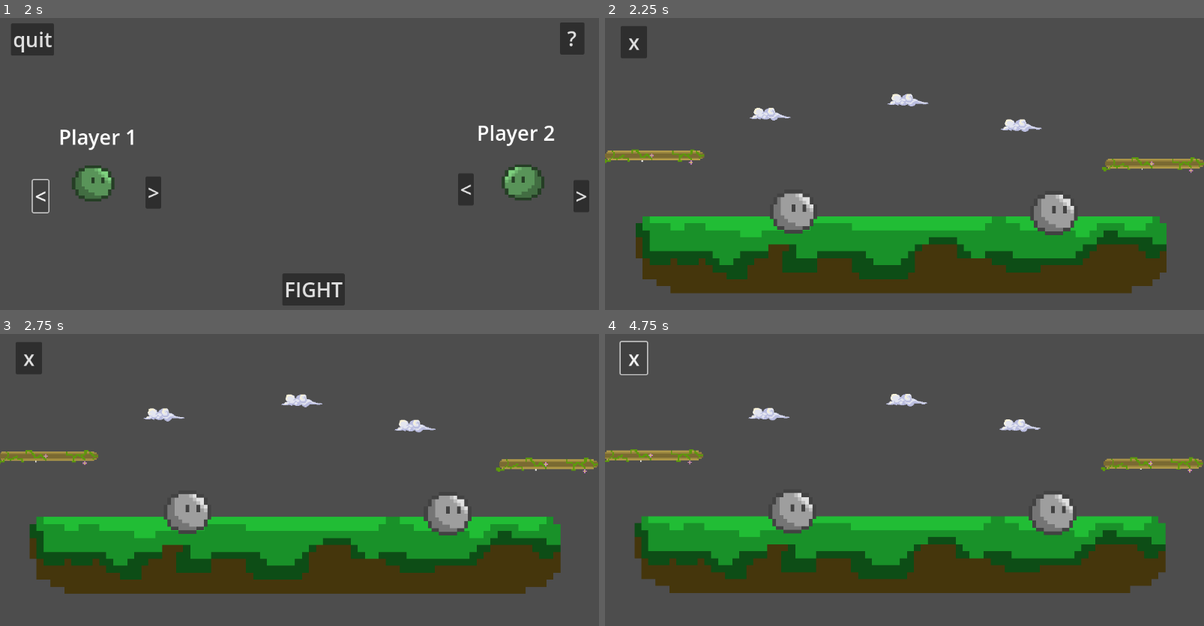
Above: before the commit, frames 1-4 (two rows, left to right).
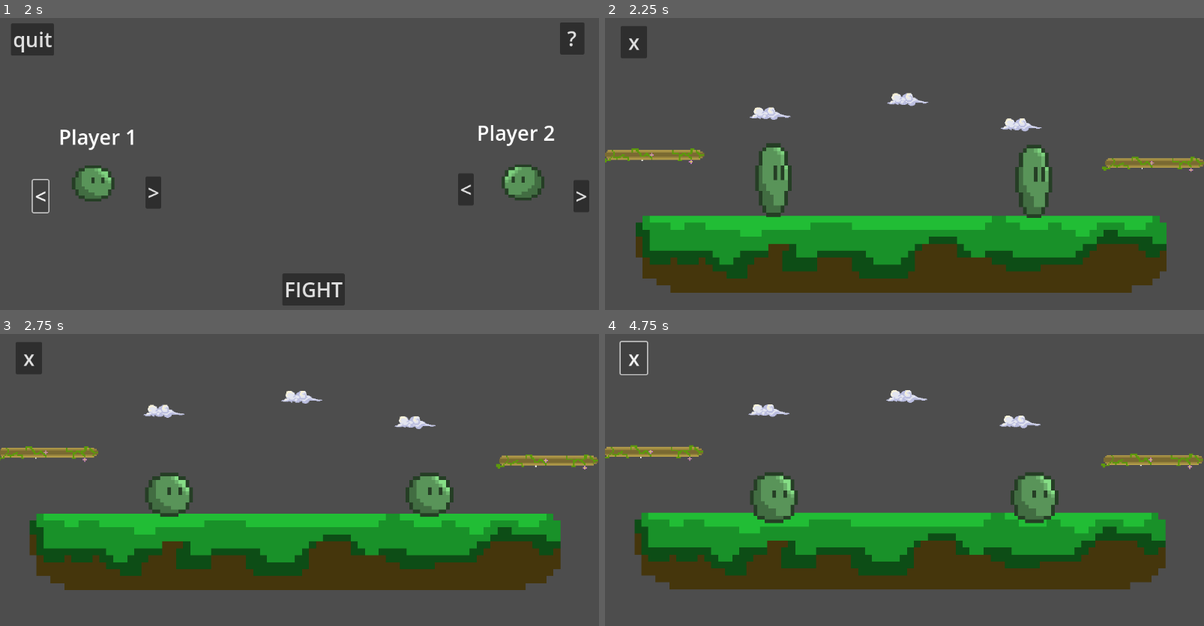
Above: after the commit, the same moments.

Repository: creepermystery/sclime
Game: Godot game, scene res://scenes/sclime.tscn
Two runs of this game, one before a commit and one after it. Both use one fixed random seed, a clock stepped at 60 frames per second and the inputs below.
Inputs:
- Up to frame 1 (2 s): click ">" at 0.5 s; click "<" at 1.25 s
- Up to frame 2 (2.25 s): click "FIGHT" at 2 s
- Up to frame 3 (2.75 s): no input
- Up to frame 4 (4.75 s): tap Enter at 3.5 s; click "x" at 4.25 s

Frame 1 is identical in both runs. In frame 2, 5.4% of the frame differs, in the area x 0-100%, y 25-95%; in frame 3, 10%; in frame 4, 10%, in the area x 0-100%, y 19-89%.
Error before the commit: Invalid assignment of property or key 'self_modulate' with value of type 'Color' on a base object of type 'null instance'. (res://scripts/slime_movement.gd:28)

Commit message:
adapted for new sprite sheet format

Diff:
--- a/scenes/slime.tscn
+++ b/scenes/slime.tscn
@@ -6,65 +6,65 @@
 [ext_resource type="Texture2D" uid="uid://ds1q6umkj270c" path="res://sprites/Slime_idle_gray_Sheet.png" id="3_g7fry"]
 [ext_resource type="Texture2D" uid="uid://csmxlrylahdu7" path="res://sprites/slime_gris_saut_idle_Sheet.png" id="4_8lt3h"]
 
-[sub_resource type="AtlasTexture" id="AtlasTexture_j6agi"]
-atlas = ExtResource("3_fhh6g")
-region = Rect2(0, 0, 30, 30)
-
-[sub_resource type="AtlasTexture" id="AtlasTexture_lqh2y"]
-atlas = ExtResource("3_fhh6g")
-region = Rect2(30, 0, 30, 30)
-
-[sub_resource type="AtlasTexture" id="AtlasTexture_rgvc4"]
-atlas = ExtResource("3_fhh6g")
-region = Rect2(60, 0, 30, 30)
-
-[sub_resource type="AtlasTexture" id="AtlasTexture_ugrf4"]
-atlas = ExtResource("3_fhh6g")
-region = Rect2(90, 0, 30, 30)
-
-[sub_resource type="AtlasTexture" id="AtlasTexture_6lbpc"]
-atlas = ExtResource("3_fhh6g")
-region = Rect2(120, 0, 30, 30)
-
-[sub_resource type="AtlasTexture" id="AtlasTexture_p14t1"]
-atlas = ExtResource("3_fhh6g")
-region = Rect2(150, 0, 30, 30)
-
-[sub_resource type="AtlasTexture" id="AtlasTexture_b5vh5"]
-atlas = ExtResource("3_fhh6g")
-region = Rect2(180, 0, 30, 30)
-
-[sub_resource type="AtlasTexture" id="AtlasTexture_tq74y"]
-atlas = ExtResource("3_fhh6g")
-region = Rect2(210, 0, 30, 30)
-
-[sub_resource type="AtlasTexture" id="AtlasTexture_vuki0"]
-atlas = ExtResource("3_fhh6g")
-region = Rect2(240, 0, 30, 30)
-
-[sub_resource type="AtlasTexture" id="AtlasTexture_7nmng"]
-atlas = ExtResource("4_8lt3h")
-region = Rect2(240, 0, 30, 30)
-
-[sub_resource type="AtlasTexture" id="AtlasTexture_utll4"]
-atlas = ExtResource("4_8lt3h")
-region = Rect2(270, 0, 30, 30)
-
-[sub_resource type="AtlasTexture" id="AtlasTexture_27y4q"]
-atlas = ExtResource("4_8lt3h")
-region = Rect2(300, 0, 30, 30)
-
-[sub_resource type="AtlasTexture" id="AtlasTexture_x4xby"]
-atlas = ExtResource("4_8lt3h")
-region = Rect2(330, 0, 30, 30)
-
-[sub_resource type="AtlasTexture" id="AtlasTexture_t57b7"]
-atlas = ExtResource("4_8lt3h")
-region = Rect2(360, 0, 30, 30)
-
-[sub_resource type="AtlasTexture" id="AtlasTexture_4ypew"]
-atlas = ExtResource("4_8lt3h")
-region = Rect2(390, 0, 30, 30)
+[sub_resource type="AtlasTexture" id="AtlasTexture_n4qge"]
+atlas = ExtResource("3_fhh6g")
+region = Rect2(0, 0, 40, 40)
+
+[sub_resource type="AtlasTexture" id="AtlasTexture_8a57q"]
+atlas = ExtResource("3_fhh6g")
+region = Rect2(40, 0, 40, 40)
+
+[sub_resource type="AtlasTexture" id="AtlasTexture_2bdyy"]
+atlas = ExtResource("3_fhh6g")
+region = Rect2(80, 0, 40, 40)
+
+[sub_resource type="AtlasTexture" id="AtlasTexture_1c0as"]
+atlas = ExtResource("3_fhh6g")
+region = Rect2(120, 0, 40, 40)
+
+[sub_resource type="AtlasTexture" id="AtlasTexture_ycqv7"]
+atlas = ExtResource("3_fhh6g")
+region = Rect2(160, 0, 40, 40)
+
+[sub_resource type="AtlasTexture" id="AtlasTexture_i8rca"]
+atlas = ExtResource("3_fhh6g")
+region = Rect2(200, 0, 40, 40)
+
+[sub_resource type="AtlasTexture" id="AtlasTexture_t8b7o"]
+atlas = ExtResource("3_fhh6g")
+region = Rect2(240, 0, 40, 40)
+
+[sub_resource type="AtlasTexture" id="AtlasTexture_ipame"]
+atlas = ExtResource("3_fhh6g")
+region = Rect2(280, 0, 40, 40)
+
+[sub_resource type="AtlasTexture" id="AtlasTexture_0hc35"]
+atlas = ExtResource("3_fhh6g")
+region = Rect2(320, 0, 40, 40)
+
+[sub_resource type="AtlasTexture" id="AtlasTexture_qekdl"]
+atlas = ExtResource("4_8lt3h")
+region = Rect2(320, 0, 40, 40)
+
+[sub_resource type="AtlasTexture" id="AtlasTexture_6bn3t"]
+atlas = ExtResource("4_8lt3h")
+region = Rect2(360, 0, 40, 40)
+
+[sub_resource type="AtlasTexture" id="AtlasTexture_nh4ih"]
+atlas = ExtResource("4_8lt3h")
+region = Rect2(400, 0, 40, 40)
+
+[sub_resource type="AtlasTexture" id="AtlasTexture_cst4b"]
+atlas = ExtResource("4_8lt3h")
+region = Rect2(440, 0, 40, 40)
+
+[sub_resource type="AtlasTexture" id="AtlasTexture_cd5u7"]
+atlas = ExtResource("4_8lt3h")
+region = Rect2(480, 0, 40, 40)
+
+[sub_resource type="AtlasTexture" id="AtlasTexture_pdhu5"]
+atlas = ExtResource("4_8lt3h")
+region = Rect2(520, 0, 40, 40)
 
 [sub_resource type="AtlasTexture" id="AtlasTexture_qlysc"]
 atlas = ExtResource("3_g7fry")
@@ -82,29 +82,25 @@
 atlas = ExtResource("3_g7fry")
 region = Rect2(96, 0, 32, 32)
 
-[sub_resource type="AtlasTexture" id="AtlasTexture_1w28c"]
-atlas = ExtResource("4_8lt3h")
-region = Rect2(0, 0, 30, 30)
-
-[sub_resource type="AtlasTexture" id="AtlasTexture_ey244"]
-atlas = ExtResource("4_8lt3h")
-region = Rect2(30, 0, 30, 30)
-
-[sub_resource type="AtlasTexture" id="AtlasTexture_wd7ci"]
-atlas = ExtResource("4_8lt3h")
-region = Rect2(60, 0, 30, 30)
-
-[sub_resource type="AtlasTexture" id="AtlasTexture_tvtu3"]
-atlas = ExtResource("4_8lt3h")
-region = Rect2(90, 0, 30, 30)
-
-[sub_resource type="AtlasTexture" id="AtlasTexture_0glhv"]
-atlas = ExtResource("4_8lt3h")
-region = Rect2(120, 0, 30, 30)
-
-[sub_resource type="AtlasTexture" id="AtlasTexture_sis2j"]
-atlas = ExtResource("4_8lt3h")
-region = Rect2(150, 0, 30, 30)
+[sub_resource type="AtlasTexture" id="AtlasTexture_2bpap"]
+atlas = ExtResource("4_8lt3h")
+region = Rect2(40, 0, 40, 40)
+
+[sub_resource type="AtlasTexture" id="AtlasTexture_e8wrx"]
+atlas = ExtResource("4_8lt3h")
+region = Rect2(80, 0, 40, 40)
+
+[sub_resource type="AtlasTexture" id="AtlasTexture_6w5md"]
+atlas = ExtResource("4_8lt3h")
+region = Rect2(120, 0, 40, 40)
+
+[sub_resource type="AtlasTexture" id="AtlasTexture_vn85b"]
+atlas = ExtResource("4_8lt3h")
+region = Rect2(160, 0, 40, 40)
+
+[sub_resource type="AtlasTexture" id="AtlasTexture_m16ab"]
+atlas = ExtResource("4_8lt3h")
+region = Rect2(200, 0, 40, 40)
 
 [sub_resource type="SpriteFrames" id="SpriteFrames_b8xge"]
 animations = [{
@@ -118,40 +114,40 @@
 }, {
 "frames": [{
 "duration": 1.0,
-"texture": SubResource("AtlasTexture_j6agi")
-}, {
-"duration": 1.0,
-"texture": SubResource("AtlasTexture_lqh2y")
-}, {
-"duration": 1.0,
-"texture": SubResource("AtlasTexture_rgvc4")
-}, {
-"duration": 1.0,
-"texture": SubResource("AtlasTexture_ugrf4")
-}, {
-"duration": 1.0,
-"texture": SubResource("AtlasTexture_6lbpc")
-}, {
-"duration": 1.0,
-"texture": SubResource("AtlasTexture_6lbpc")
-}, {
-"duration": 1.0,
-"texture": SubResource("AtlasTexture_6lbpc")
-}, {
-"duration": 1.0,
-"texture": SubResource("AtlasTexture_6lbpc")
-}, {
-"duration": 1.0,
-"texture": SubResource("AtlasTexture_p14t1")
-}, {
-"duration": 1.0,
-"texture": SubResource("AtlasTexture_b5vh5")
-}, {
-"duration": 1.0,
-"texture": SubResource("AtlasTexture_tq74y")
-}, {
-"duration": 1.0,
-"texture": SubResource("AtlasTexture_vuki0")
+"texture": SubResource("AtlasTexture_n4qge")
+}, {
+"duration": 1.0,
+"texture": SubResource("AtlasTexture_8a57q")
+}, {
+"duration": 1.0,
+"texture": SubResource("AtlasTexture_2bdyy")
+}, {
+"duration": 1.0,
+"texture": SubResource("AtlasTexture_1c0as")
+}, {
+"duration": 1.0,
+"texture": SubResource("AtlasTexture_ycqv7")
+}, {
+"duration": 1.0,
+"texture": SubResource("AtlasTexture_ycqv7")
+}, {
+"duration": 1.0,
+"texture": SubResource("AtlasTexture_ycqv7")
+}, {
+"duration": 1.0,
+"texture": SubResource("AtlasTexture_ycqv7")
+}, {
+"duration": 1.0,
+"texture": SubResource("AtlasTexture_i8rca")
+}, {
+"duration": 1.0,
+"texture": SubResource("AtlasTexture_t8b7o")
+}, {
+"duration": 1.0,
+"texture": SubResource("AtlasTexture_ipame")
+}, {
+"duration": 1.0,
+"texture": SubResource("AtlasTexture_0hc35")
 }],
 "loop": true,
 "name": &"slime-dash",
@@ -159,13 +155,13 @@
 }, {
 "frames": [{
 "duration": 1.0,
-"texture": SubResource("AtlasTexture_7nmng")
-}, {
-"duration": 1.0,
-"texture": SubResource("AtlasTexture_utll4")
+"texture": SubResource("AtlasTexture_qekdl")
+}, {
+"duration": 1.0,
+"texture": SubResource("AtlasTexture_6bn3t")
 }, {
 "duration": 1000.0,
-"texture": SubResource("AtlasTexture_27y4q")
+"texture": SubResource("AtlasTexture_nh4ih")
 }],
 "loop": true,
 "name": &"slime-fall",
@@ -173,13 +169,13 @@
 }, {
 "frames": [{
 "duration": 1.0,
-"texture": SubResource("AtlasTexture_x4xby")
-}, {
-"duration": 1.0,
-"texture": SubResource("AtlasTexture_t57b7")
-}, {
-"duration": 1.0,
-"texture": SubResource("AtlasTexture_4ypew")
+"texture": SubResource("AtlasTexture_cst4b")
+}, {
+"duration": 1.0,
+"texture": SubResource("AtlasTexture_cd5u7")
+}, {
+"duration": 1.0,
+"texture": SubResource("AtlasTexture_pdhu5")
 }],
 "loop": true,
 "name": &"slime-hit-floor",
@@ -204,32 +200,23 @@
 }, {
 "frames": [{
 "duration": 1.0,
-"texture": SubResource("AtlasTexture_1w28c")
-}, {
-"duration": 1.0,
-"texture": SubResource("AtlasTexture_ey244")
-}, {
-"duration": 1.0,
-"texture": SubResource("AtlasTexture_wd7ci")
-}, {
-"duration": 1.0,
-"texture": SubResource("AtlasTexture_tvtu3")
-}, {
-"duration": 1.0,
-"texture": SubResource("AtlasTexture_0glhv")
-}, {
-"duration": 1.0,
-"texture": SubResource("AtlasTexture_sis2j")
-}, {
-"duration": 1.0,
-"texture": SubResource("AtlasTexture_utll4")
-}, {
-"duration": 1.0,
-"texture": SubResource("AtlasTexture_7nmng")
+"texture": SubResource("AtlasTexture_2bpap")
+}, {
+"duration": 1.0,
+"texture": SubResource("AtlasTexture_e8wrx")
+}, {
+"duration": 1.0,
+"texture": SubResource("AtlasTexture_6w5md")
+}, {
+"duration": 1.0,
+"texture": SubResource("AtlasTexture_vn85b")
+}, {
+"duration": 1.0,
+"texture": SubResource("AtlasTexture_m16ab")
 }],
 "loop": true,
 "name": &"slime-jump-start",
-"speed": 18.0
+"speed": 5.0
 }]
 
 [sub_resource type="CircleShape2D" id="CircleShape2D_7t57o"]
@@ -255,7 +242,7 @@
 position = Vector2(-1, -1)
 scale = Vector2(1.75, 1.75)
 sprite_frames = SubResource("SpriteFrames_b8xge")
-animation = &"slime-dash"
+animation = &"slime-jump-start"
 
 [node name="SlimeHitboxDefault" type="CollisionShape2D" parent="."]
 position = Vector2(0, -1)
--- a/scripts/slime_movement.gd
+++ b/scripts/slime_movement.gd
@@ -3,7 +3,7 @@
 
 @export var player: String
 
-@onready var texture: AnimatedSprite2D = %"slime-texture"
+@onready var texture: AnimatedSprite2D = %"SlimeTexture"
 
 @onready var default_hitbox: CollisionShape2D = get_node("SlimeHitboxDefault")
 @onready var ducked_hitbox: CollisionShape2D = get_node("SlimeHitboxDucked")
Not shown: 1 places in scenes/slime.tscn that only renumber resources
Not shown, added: sprites/aura.png.import
Not shown, added: sprites/fond.png.import
Not shown, added: sprites/main_menu.png.import
